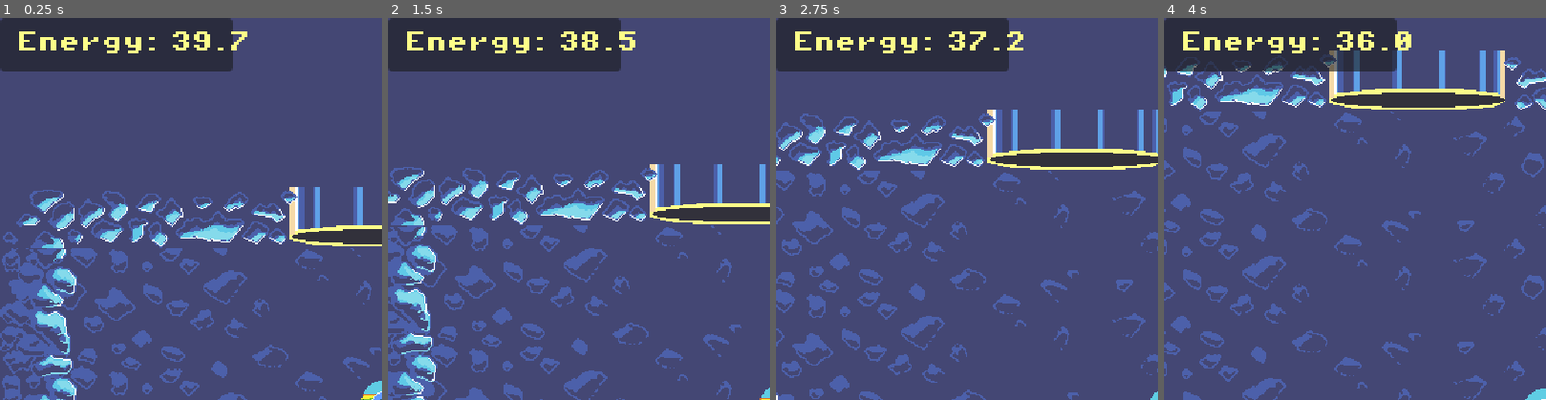
Above: before the commit, frames 1-4 (left to right).
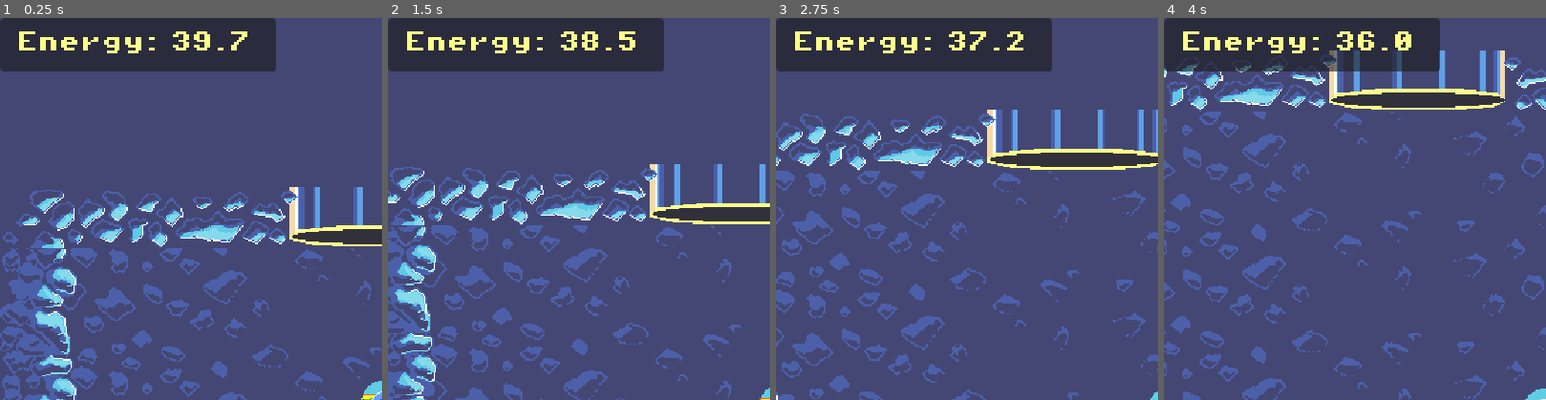
Above: after the commit, the same moments.

Repository: hawkstein/ld57-europan-expedition
Game: Godot game, scene res://scenes/game.tscn
The game is run twice, just before and just after one commit, with the same random seed, the same clock (stepped at 60 frames per second) and the same inputs.
Inputs:
- Up to frame 1 (0.25 s): no input
- Up to frame 2 (1.5 s): hold Right (thrust_right) 0.53-1.28 s; tap Space (deploy_waystation) at 0.6, 1.35 s; hold Down (thrust_down) from 1.28 s (still down)
- Up to frame 3 (2.75 s): release Down (thrust_down) at 2.03 s; hold Right (thrust_right) from 2.03 s (still down); tap Space (deploy_waystation) at 2.1 s
- Up to frame 4 (4 s): release Right (thrust_right) at 2.78 s; hold Down (thrust_down) 2.78-3.53 s; tap Space (deploy_waystation) at 2.85, 3.6 s; hold Left (thrust_left) from 3.53 s (still down)
The pictures show only the part of the screen within x 0-50%, y 0-50%; the shares and areas given below are measured in that part.

The runs differ from the first frame. In frame 1, 1.5% of the frame differs, in the area x 60-73%, y 0-14%; in frame 2, 1.5%; in frame 3, 1.5%; in frame 4, 1.4%.

Commit message:
fix audio player bug

Diff:
--- a/scenes/alien_uno.tscn
+++ b/scenes/alien_uno.tscn
@@ -27,6 +27,45 @@
 "name": &"default",
 "speed": 5.0
 }]
+
+[sub_resource type="Animation" id="Animation_wom87"]
+length = 0.001
+tracks/0/type = "value"
+tracks/0/imported = false
+tracks/0/enabled = true
+tracks/0/path = NodePath("CollisionShape2D:disabled")
+tracks/0/interp = 1
+tracks/0/loop_wrap = true
+tracks/0/keys = {
+"times": PackedFloat32Array(0),
+"transitions": PackedFloat32Array(1),
+"update": 1,
+"values": [false]
+}
+tracks/1/type = "value"
+tracks/1/imported = false
+tracks/1/enabled = true
+tracks/1/path = NodePath("AnimatedSprite2D:visible")
+tracks/1/interp = 1
+tracks/1/loop_wrap = true
+tracks/1/keys = {
+"times": PackedFloat32Array(0),
+"transitions": PackedFloat32Array(1),
+"update": 1,
+"values": [true]
+}
+tracks/2/type = "value"
+tracks/2/imported = false
+tracks/2/enabled = true
+tracks/2/path = NodePath("GPUParticles2D:emitting")
+tracks/2/interp = 1
+tracks/2/loop_wrap = true
+tracks/2/keys = {
+"times": PackedFloat32Array(0),
+"transitions": PackedFloat32Array(1),
+"update": 1,
+"values": [false]
+}
 
 [sub_resource type="Animation" id="Animation_ljb4o"]
 resource_name = "death"
@@ -82,45 +121,6 @@
 "values": [false, true]
 }
 
-[sub_resource type="Animation" id="Animation_wom87"]
-length = 0.001
-tracks/0/type = "value"
-tracks/0/imported = false
-tracks/0/enabled = true
-tracks/0/path = NodePath("CollisionShape2D:disabled")
-tracks/0/interp = 1
-tracks/0/loop_wrap = true
-tracks/0/keys = {
-"times": PackedFloat32Array(0),
-"transitions": PackedFloat32Array(1),
-"update": 1,
-"values": [false]
-}
-tracks/1/type = "value"
-tracks/1/imported = false
-tracks/1/enabled = true
-tracks/1/path = NodePath("AnimatedSprite2D:visible")
-tracks/1/interp = 1
-tracks/1/loop_wrap = true
-tracks/1/keys = {
-"times": PackedFloat32Array(0),
-"transitions": PackedFloat32Array(1),
-"update": 1,
-"values": [true]
-}
-tracks/2/type = "value"
-tracks/2/imported = false
-tracks/2/enabled = true
-tracks/2/path = NodePath("GPUParticles2D:emitting")
-tracks/2/interp = 1
-tracks/2/loop_wrap = true
-tracks/2/keys = {
-"times": PackedFloat32Array(0),
-"transitions": PackedFloat32Array(1),
-"update": 1,
-"values": [false]
-}
-
 [sub_resource type="AnimationLibrary" id="AnimationLibrary_brk4e"]
 _data = {
 &"RESET": SubResource("Animation_wom87"),
--- a/scenes/game.tscn
+++ b/scenes/game.tscn
@@ -75,7 +75,7 @@
 }
 
 [sub_resource type="Animation" id="Animation_ir15t"]
-length = 0.001
+length = 10.0
 tracks/0/type = "value"
 tracks/0/imported = false
 tracks/0/enabled = true
@@ -383,7 +383,7 @@
 script = ExtResource("4_lbhrr")
 
 [node name="Panel" type="Panel" parent="HUD"]
-offset_right = 175.0
+offset_right = 208.0
 offset_bottom = 40.0
 
 [node name="EnergyLabel" type="Label" parent="HUD"]
@@ -542,6 +542,7 @@
 libraries = {
 &"": SubResource("AnimationLibrary_ca42v")
 }
+autoplay = "follow_path"
 
 [node name="AlienPath3" type="Path2D" parent="Aliens"]
 position = Vector2(-16, 3544)
--- a/scenes/music.tscn
+++ b/scenes/music.tscn
@@ -4,6 +4,6 @@
 
 [node name="Music" type="Node2D"]
 
-[node name="AudioStreamPlayer2D" type="AudioStreamPlayer2D" parent="."]
+[node name="AudioStreamPlayer" type="AudioStreamPlayer" parent="."]
 stream = ExtResource("1_05ggv")
 autoplay = true
